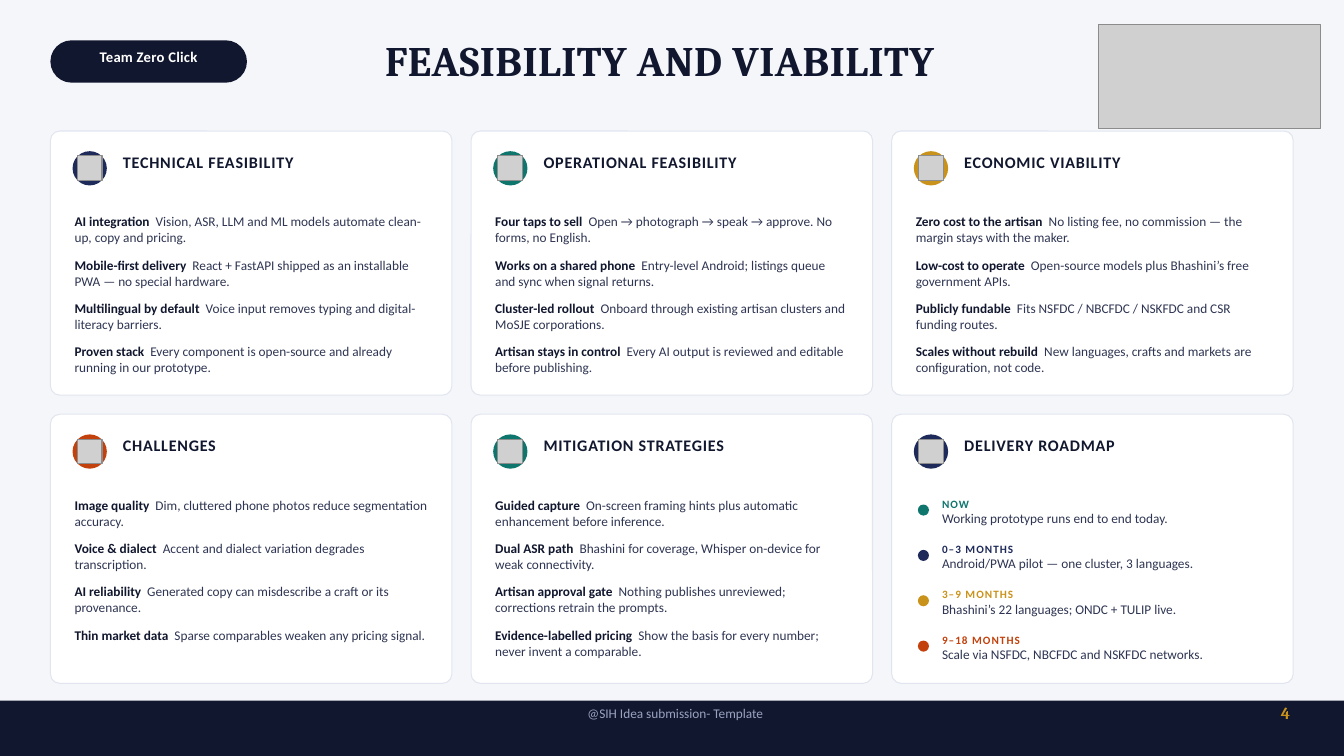
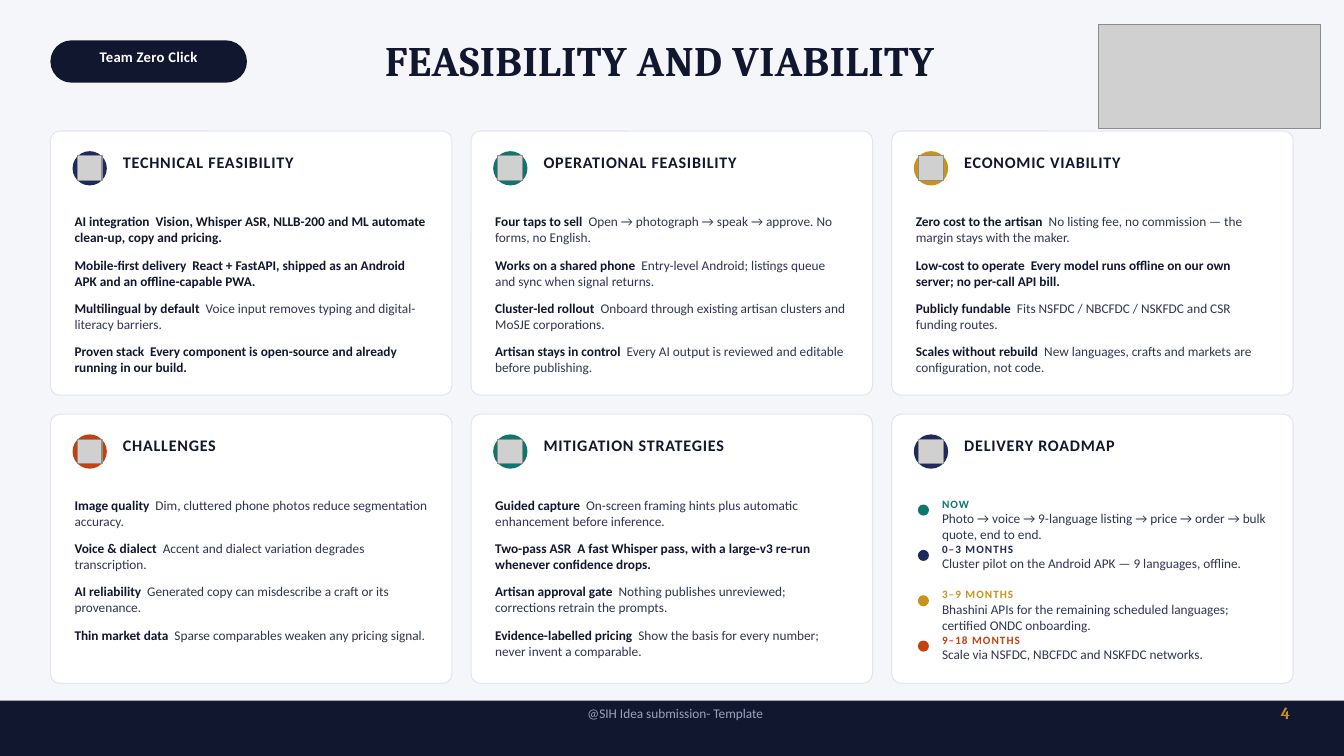
Before and after one commit to yogeshwardev/SIH-project, a slide deck: slide 4 of CraftLink_AI_SIH2026.pptx. Drawn at 1344x756 pixels with LibreOffice and Linux fonts; fonts in the diff are those of the drawing; grey boxes stand for pictures. Boxes give left, top, right and bottom in pixels: in the first picture for what was removed or moved away, otherwise in the second. Text is boxed around its words. In the diff, an @@ line names an element or a change of style, - is before the commit and + after.

```diff
--- a/CraftLink_AI_SIH2026.pptx
+++ b/CraftLink_AI_SIH2026.pptx
@@ text at <box>75,216,426,245</box>: text changed; text colour #2E3552 to #11172E; bold on @@
-AI integration Vision, ASR, LLM and ML models automate clean-up, copy and pricing.
+AI integration Vision, Whisper ASR, NLLB-200 and ML automate clean-up, copy and pricing.
@@ text at <box>75,260,405,288</box>: text changed; text colour #2E3552 to #11172E; bold on @@
-Mobile-first delivery React + FastAPI shipped as an installable PWA — no special hardware.
+Mobile-first delivery React + FastAPI, shipped as an Android APK and an offline-capable PWA.
@@ text at <box>916,260,1231,288</box>: text changed; text colour #2E3552 to #11172E; bold on @@
-Low-cost to operate Open-source models plus Bhashini’s free government APIs.
+Low-cost to operate Every model runs offline on our own server; no per-call API bill.
@@ text at <box>75,346,397,375</box>: text changed; text colour #2E3552 to #11172E; bold on @@
-Proven stack Every component is open-source and already running in our prototype.
+Proven stack Every component is open-source and already running in our build.
@@ text at <box>942,513,1266,541</box>: text changed @@
-Working prototype runs end to end today.
+Photo → voice → 9-language listing → price → order → bulk quote, end to end.
@@ text at <box>495,543,810,571</box>: text changed; text colour #2E3552 to #11172E; bold on @@
-Dual ASR path Bhashini for coverage, Whisper on-device for weak connectivity.
+Two-pass ASR A fast Whisper pass, with a large-v3 re-run whenever confidence drops.
@@ text at <box>942,558,1241,571</box>: text changed @@
-Android/PWA pilot — one cluster, 3 languages.
+Cluster pilot on the Android APK — 9 languages, offline.
@@ text at <box>942,604,1228,633</box>: text changed @@
-Bhashini’s 22 languages; ONDC + TULIP live.
+Bhashini APIs for the remaining scheduled languages; certified ONDC onboarding.
```
Also in this commit, not shown: 4 other slides changed, 8 other files.
